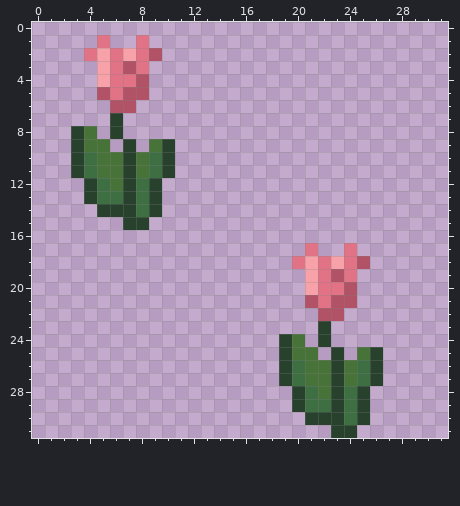
Two versions of one pixel-art sprite, assets/tilesets/flower/Flower3.png. Above, as it was before the edit.
The file is 32x32 pixels.
After:
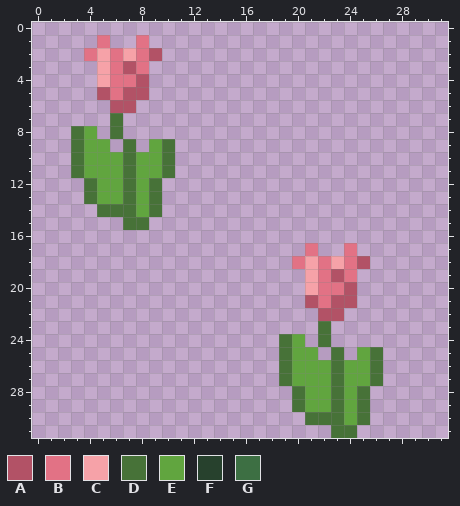
Palette (. is transparent): A #b25266  B #e27285  C #f6a2a8  D #477238  E #61a53f  F #27412d  G #3d6f43
What changed:
Changed rows in their new state; - is an unchanged pixel.
first column x 3:
 7 ---D----
 8 DE-D----
 9 DEE-D-ED
10 DEEEDEED
11 DEEEDEED
12 -DEEDED-
13 -DEEDED-
14 --DDDED-
15 ----DD--
first column x 19:
23 ---D----
24 DE-D----
25 DEE-D-ED
26 DEEEDEED
27 DEEEDEED
28 -DEEDED-
29 -DEEDED-
30 --DDDED-
31 ----DD--
